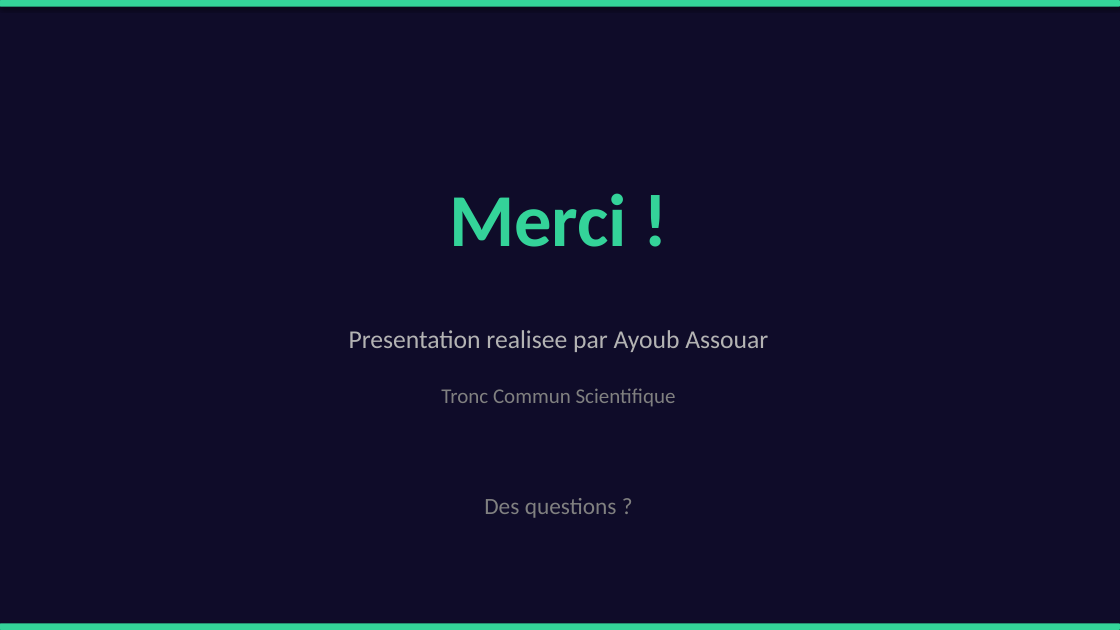
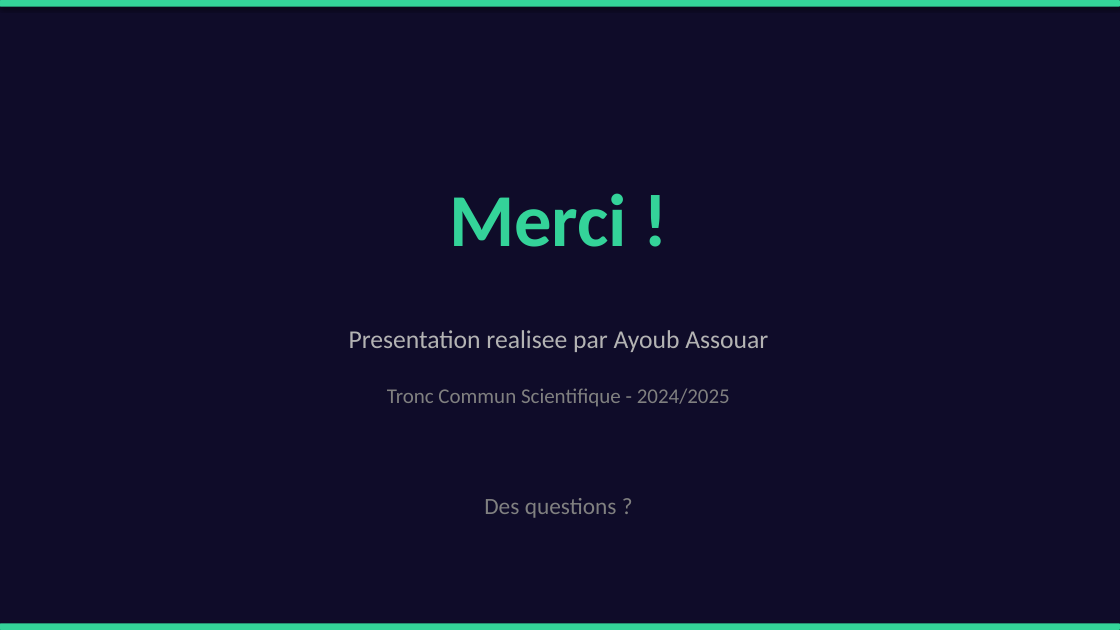
Before and after one commit to ayoubassouarinfo/AI-Project, a slide deck: slide 12 of AI_Presentation_Ayoub_Assouar.pptx. Drawn at 1120x630 pixels with LibreOffice and Linux fonts; fonts in the diff are those of the drawing. Boxes give left, top, right and bottom in pixels: in the first picture for what was removed or moved away, otherwise in the second. Text is boxed around its words. In the diff, an @@ line names an element or a change of style, - is before the commit and + after.

```diff
--- a/AI_Presentation_Ayoub_Assouar.pptx
+++ b/AI_Presentation_Ayoub_Assouar.pptx
@@ text at bbox=[387, 388, 730, 407]: text changed @@
-Tronc Commun Scientifique
+Tronc Commun Scientifique - 2024/2025
```
Also in this commit, not shown: 9 other slides changed, 1 slide added, 1 slide removed, 10 other files.
